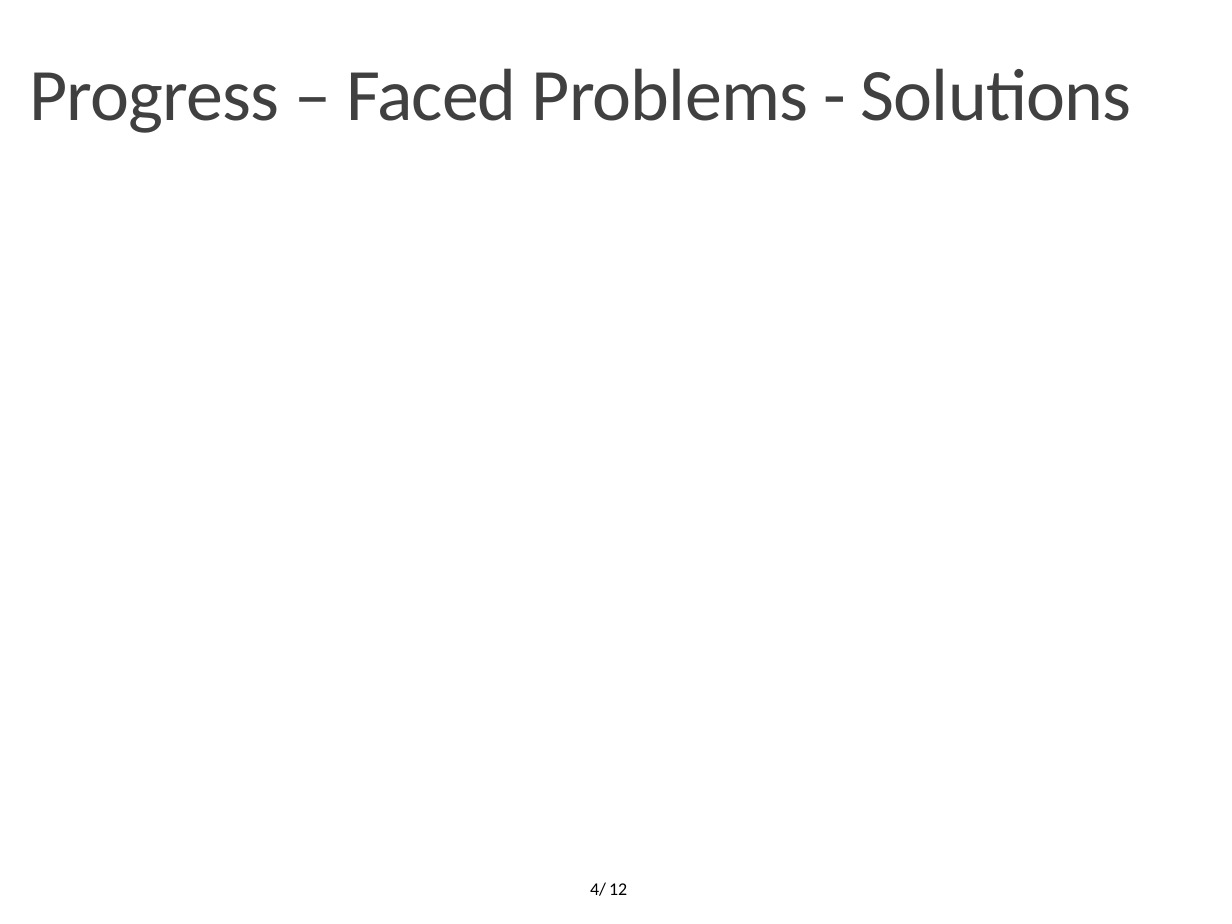
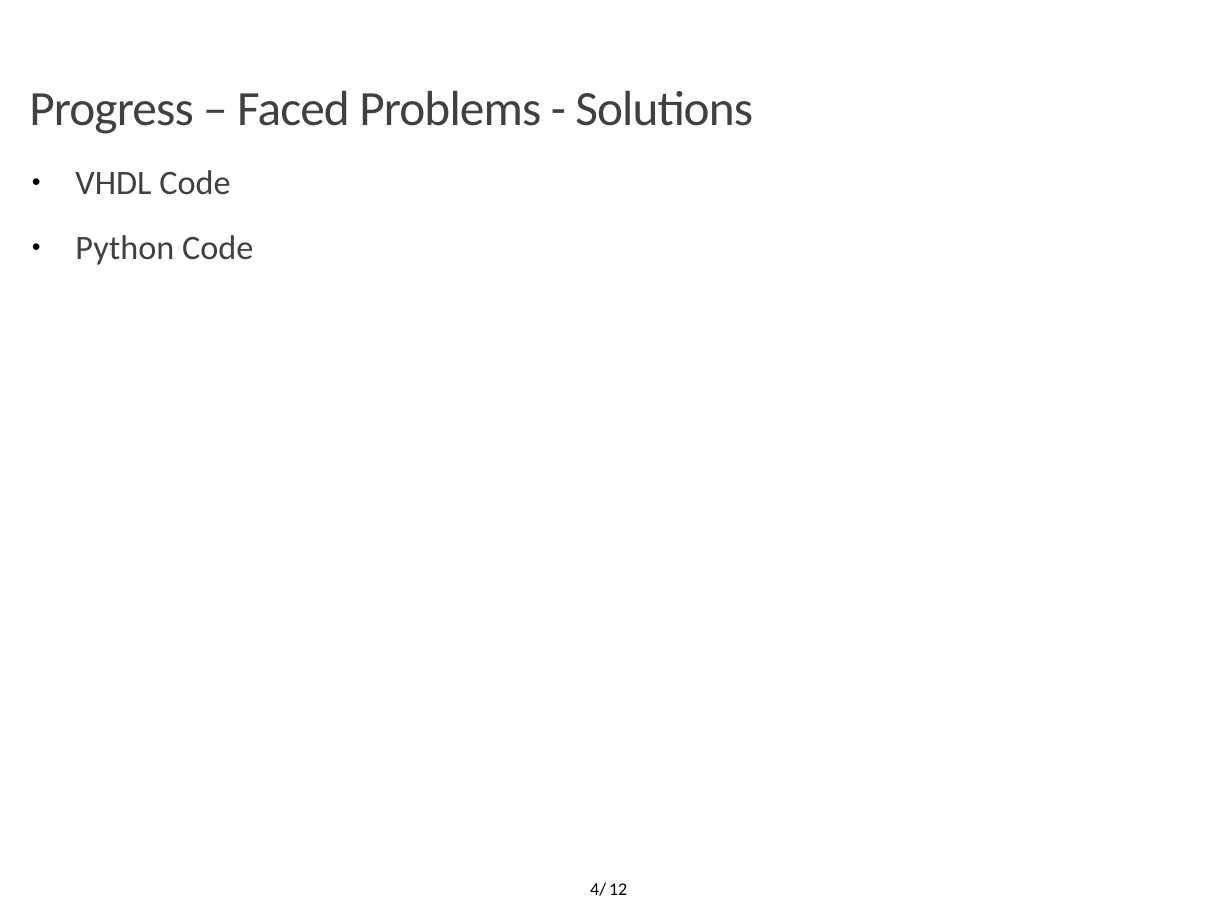
Before and after one commit to OrionLightning/Approximate-Circuit, a slide deck: slide 4 of Presentation Slides/Midterm 23-11-2021.pptx. Drawn at 1232x924 pixels with LibreOffice and Linux fonts; fonts in the diff are those of the drawing; background and template pictures are left out. Boxes give left, top, right and bottom in pixels: in the first picture for what was removed or moved away, otherwise in the second. Text is boxed around its words. In the diff, an @@ line names an element or a change of style, - is before the commit and + after.

```diff
--- a/Presentation Slides/Midterm 23-11-2021.pptx
+++ b/Presentation Slides/Midterm 23-11-2021.pptx
@@ text "Progress – Faced Problems - ..." at box(29, 91, 753, 134): size 43.2 to 28.8 pt @@
@@ text added at box(75, 170, 253, 265), 20 pt, text #404040 @@
+● VHDL Code
+● Python Code
```
Also in this commit, not shown: 2 other slides changed, 1 slide added, 1 slide removed.
